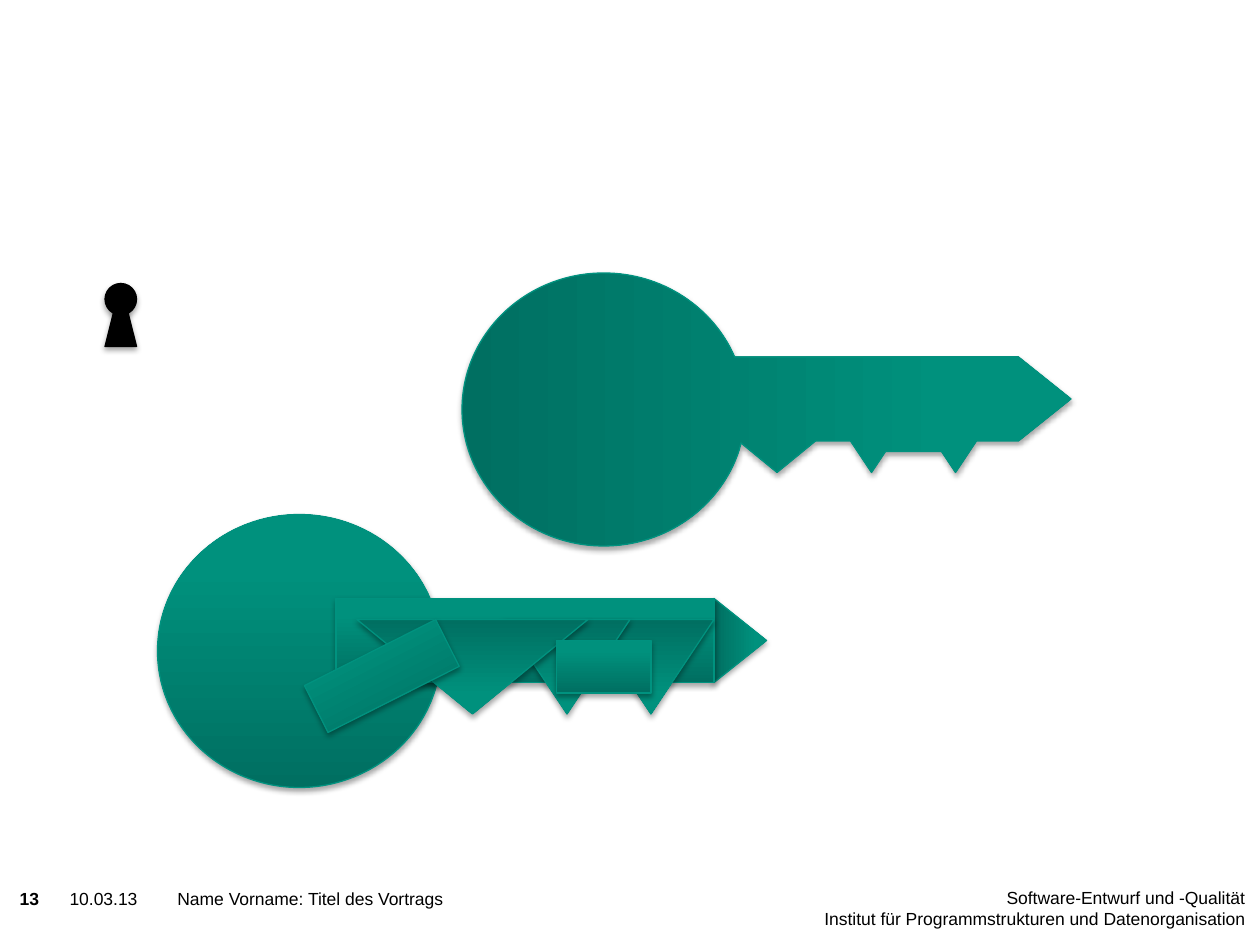
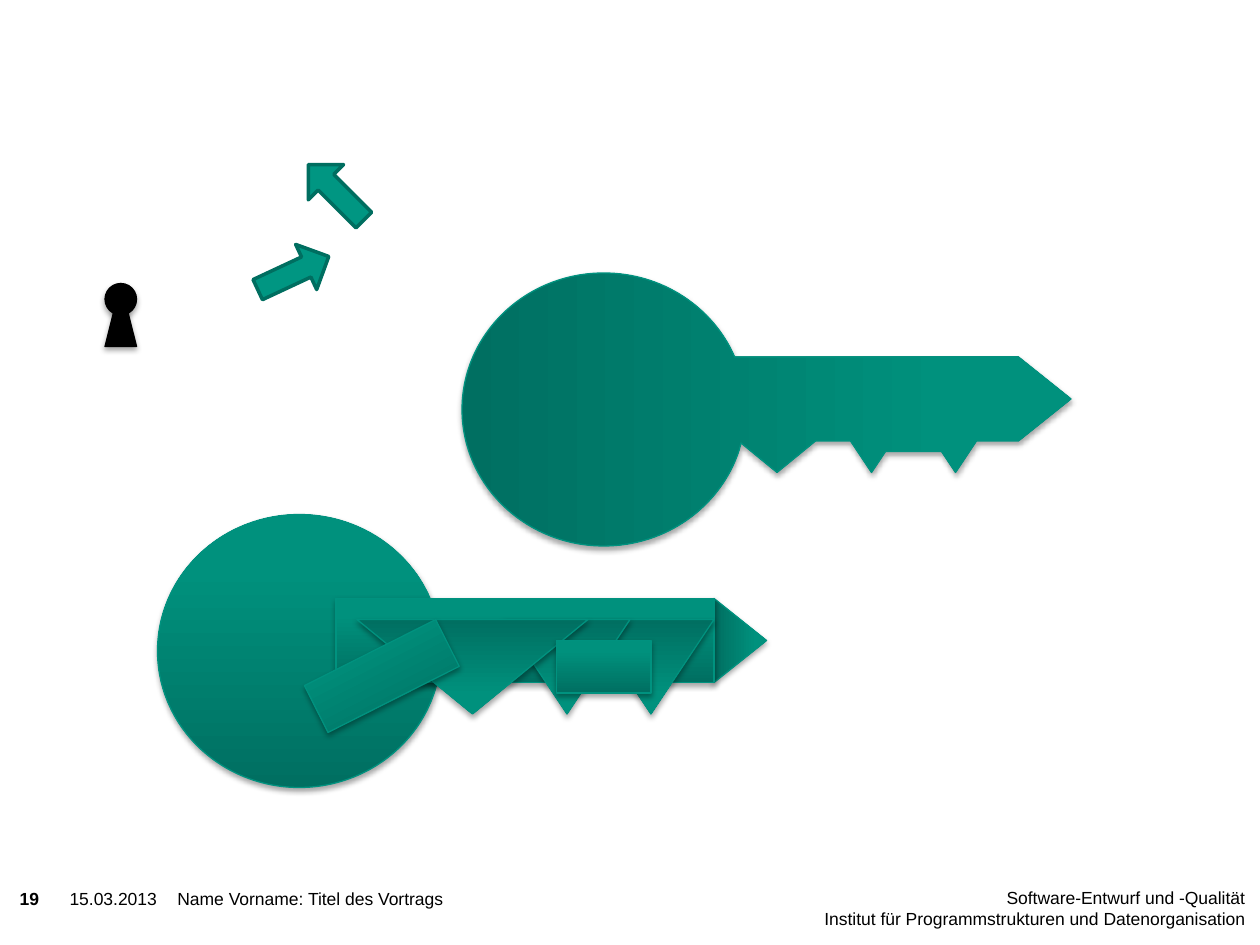
Before and after one commit to niklasb/pse-broadcast-encryption, a slide deck: slide 19 of praesentation/pse-abschluss.pptx (slide 13 before the commit). Drawn at 1260x945 pixels with LibreOffice and Linux fonts; fonts in the diff are those of the drawing; background and template pictures are left out. Boxes give left, top, right and bottom in pixels: in the first picture for what was removed or moved away, otherwise in the second. Text is boxed around its words. In the diff, an @@ line names an element or a change of style, - is before the commit and + after.

Commit message:
modified presentation, added pdf

```diff
--- a/praesentation/pse-abschluss.pptx
+++ b/praesentation/pse-abschluss.pptx
@@ down arrow added at [291, 147, 382, 238], fill #009682, outline #006F60 2 pt @@
@@ down arrow added at [248, 234, 340, 313], fill #009682, outline #006F60 2 pt @@
@@ page number at [20, 892, 39, 905]: text changed @@
-13
+19
@@ text at [70, 892, 157, 905]: text changed @@
-10.03.13
+15.03.2013
```
Also in this commit, not shown: 11 other slides changed, 6 slides added, 1 other file.
